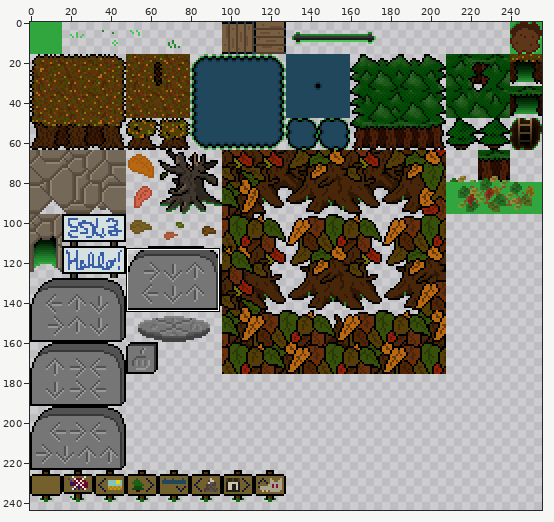
One commit to this sprite sheet: src/data/image/1-midlands.png. Above, an overview of the earlier version with the close-up marked.
Close-up. First the earlier version:
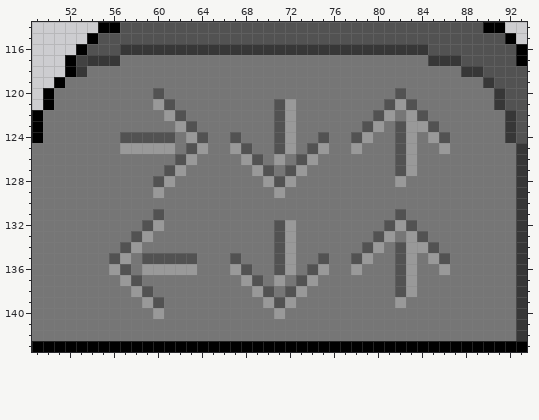
The file is 256x256 pixels. Colours within 5 levels of each other are drawn and written as one. Shown: x 49..93, y 114..143. The wide view leaves out empty margins.
Now the later version:
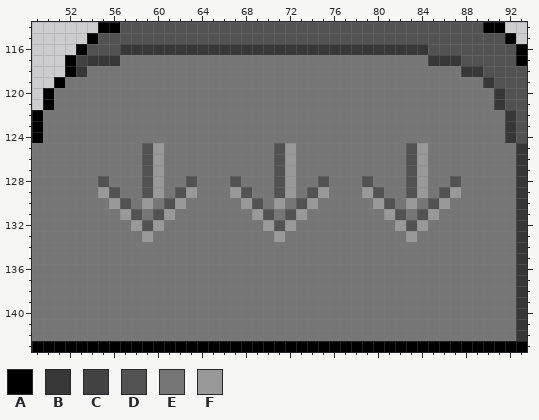
Palette (. is transparent): A #000000  B #373737  C #424242  D #525252  E #767676  F #999999
Edits made:
Changed rows in their new state; - is an unchanged pixel.
first column x 55:
120 -----E---------------------E-----
121 -----EE---------EE--------EEE----
122 ------EE--------EE-------EE-EE---
123 -------EE-------EE------EE-EEEE--
124 --EEEEE-EE--E---EE--E--EE--EE-EE-
125 --EED-E-EE--EE-----EE--E---EDF-E-
126 ----DF-EE----EE-DFEE-------EDF---
127 ----DFEE------EEDFE--------EDF---
128 D---DFE-D---D--E----D---D--EDF--D
129 FD--D--DF---FD--DF-DF---FD--DF-DF
130 -FD-F-DF-----FD-F-DF-----FD-F-DF-
131 --FD--F-------FD-DF-------F--DF--
132 ---F-----------F----------E--F---
133 ---E------------FE-------EE--E---
134 --EE------------EE------EE-EEEE--
135 -EE-EEEEE---E---EE--E--EE--EE-EE-
136 -EE-EEEEE---EE--EE-EE--E---EE--E-
137 --EE---------EE-E-EE-------EE----
138 ---EE---------EE-EE--------EE----
139 ----EE---------EEE---------E-----
140 -----E----------E----------------
Where, in picture pixels (left, top, right, bottom), the same in both close-ups:
changed: (98, 88, 461, 319)
